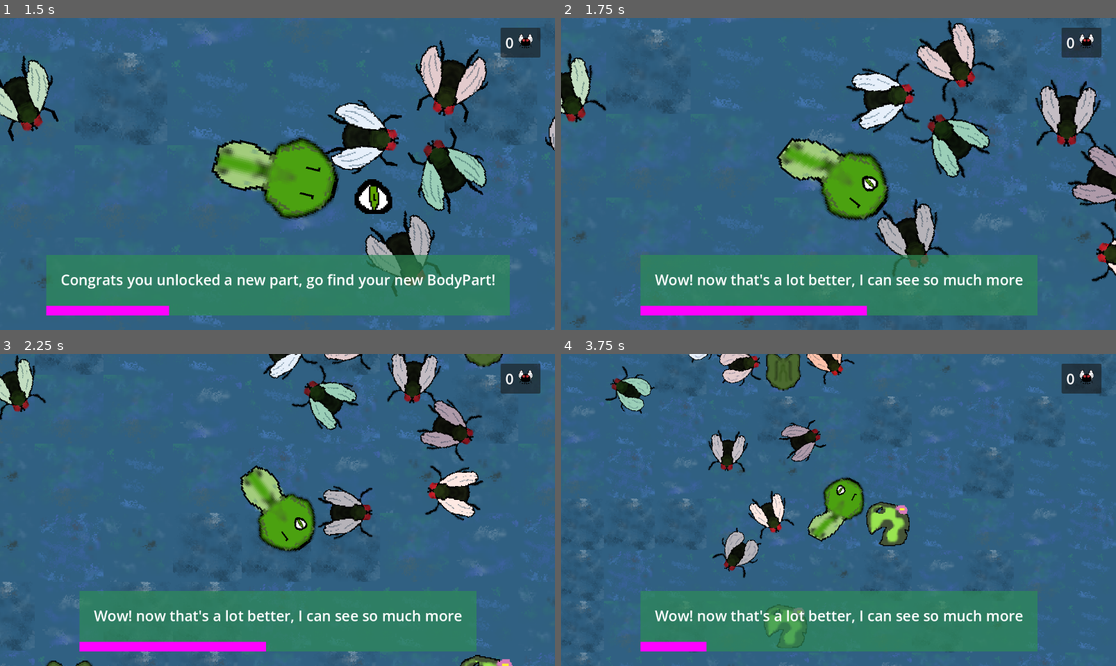
Above: before the commit, frames 1-4 (two rows, left to right).
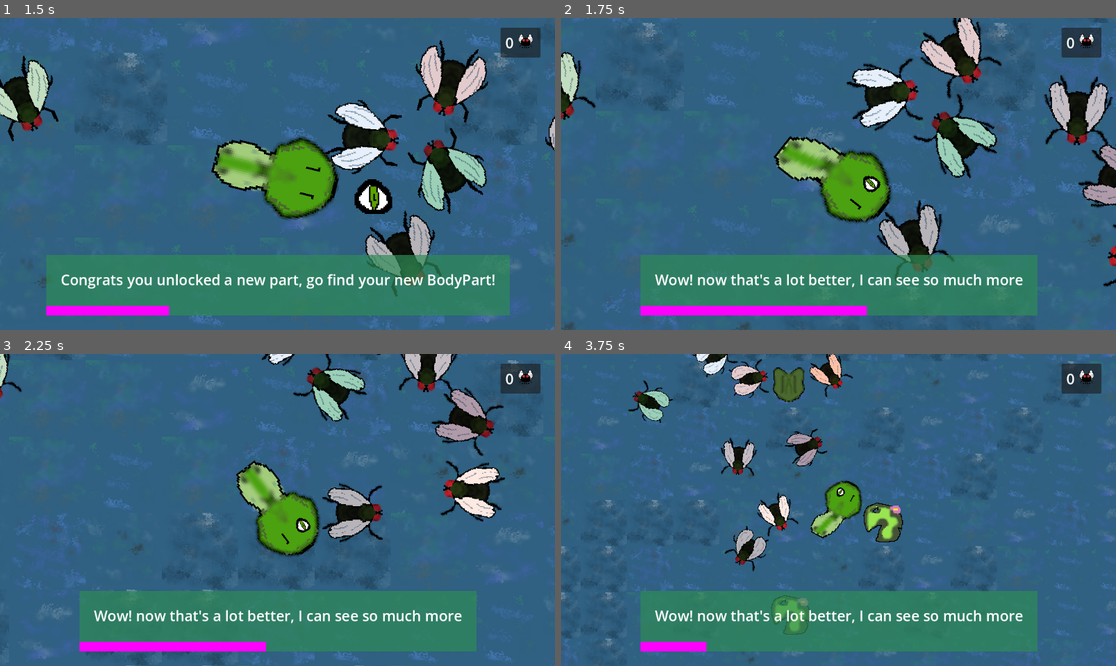
Above: after the commit, the same moments.

Repository: ibricchi/kikkerkoken
Game: Godot game, scene res://swamp.tscn
Same seed, same stepped clock (60 frames per second), same inputs: the game is played once before the commit and once after it.
Inputs:
- Up to frame 1 (1.5 s): hold D (right) 0.53-1.28 s; tap Space (space) at 0.6, 1.35 s; hold S (down) from 1.28 s (still down)
- Up to frame 2 (1.75 s): keep holding S (down)
- Up to frame 3 (2.25 s): release S (down) at 2.03 s; hold D (right) from 2.03 s (still down); tap Space (space) at 2.1 s
- Up to frame 4 (3.75 s): release D (right) at 2.78 s; hold W (up) 2.78-3.53 s; tap Space (space) at 2.85, 3.6 s; hold A (left) from 3.53 s (still down)

Frame 1 is identical in both runs. In frame 2, 11% of the frame differs, in the area x 0-100%, y 0-100%; in frame 3, 13%; in frame 4, 11%.

Commit message:
Add tounge sticking

Diff:
--- a/scenes/player.tscn
+++ b/scenes/player.tscn
@@ -147,20 +147,26 @@
 scale = Vector2(-0.313, 0.375)
 texture = ExtResource("3_ddld6")
 
-[node name="tounge" type="Area2D" parent="."]
-visible = false
+[node name="tounge" type="Node2D" parent="."]
+script = ExtResource("4_oxcsk")
+
+[node name="tounge_area" type="Area2D" parent="tounge"]
 position = Vector2(30.585, 1.21)
 rotation = 1.5708
 scale = Vector2(1, 1e-05)
-script = ExtResource("4_oxcsk")
 
-[node name="Sprite2D" type="Sprite2D" parent="tounge"]
+[node name="Sprite2D" type="Sprite2D" parent="tounge/tounge_area"]
 position = Vector2(0, -15.34)
 texture = ExtResource("4_mcw0j")
 
-[node name="CollisionShape2D" type="CollisionShape2D" parent="tounge"]
+[node name="CollisionShape2D" type="CollisionShape2D" parent="tounge/tounge_area"]
 position = Vector2(-0.999657, -15.34)
 shape = SubResource("CapsuleShape2D_ndq0t")
 
 [node name="Timer" type="Timer" parent="tounge"]
 wait_time = 3.0
+one_shot = true
+
+[node name="Timer2" type="Timer" parent="tounge"]
+wait_time = 3.0
+one_shot = true
--- a/scripts/fly.gd
+++ b/scripts/fly.gd
@@ -5,6 +5,7 @@
 var wander_time : float = 3.0
 var rotation_speed : float = 2
 var cruise_velocity : float = 80
+var frozen: bool = false
 
 @onready var _animated_sprite = $AnimatedSprite2D
 
@@ -17,22 +18,26 @@
 	linear_damp = 0.5
 	_animated_sprite.play("fly")
 
-
 # Called every frame. 'delta' is the elapsed time since the previous frame.
 func _physics_process(delta: float) -> void:
-	self.rotation = lerp_angle(self.global_rotation , self.wander_orientation, rotation_speed * delta)
-	wander_time -= delta
-	if wander_time < 0:
-		wander_time = 1.0 * randf() + 4.0
-		wander_orientation =  randf() * (2 * PI)
-		cruise_velocity = 60 + randf()*60
-		_animated_sprite.speed_scale = cruise_velocity / 80
+	if not frozen:
+		self.rotation = lerp_angle(self.global_rotation , self.wander_orientation, rotation_speed * delta)
+		wander_time -= delta
+		if wander_time < 0:
+			wander_time = 1.0 * randf() + 4.0
+			wander_orientation =  randf() * (2 * PI)
+			cruise_velocity = 60 + randf()*60
+			_animated_sprite.speed_scale = cruise_velocity / 80
 
-	self.move_and_collide(
-		delta*cruise_velocity * tanh(wander_time)
-		* Vector2(cos(self.global_rotation), sin(self.global_rotation),))
-
+		self.move_and_collide(
+			delta*cruise_velocity * tanh(wander_time)
+			* Vector2(cos(self.global_rotation), sin(self.global_rotation),))
 
 func avoid_detected_object(obj):
 	wander_orientation = wander_orientation + PI
 	wander_time += 3.0
+
+func freeze():
+	frozen = true
+func unfreeze():
+	frozen = false
--- a/scripts/player.gd
+++ b/scripts/player.gd
@@ -8,12 +8,11 @@
 @export var rotation_speed: float = 10
 
 @onready var camera: Camera2D = get_node("camera")
-@export var zoom_speed: float = 1
-@export var target_zoom: Vector2 = Vector2(3, 3)
-@onready var zoom: Vector2 = target_zoom:
+@onready var zoom: Vector2 = Vector2(3, 3):
 	set(_zoom):
 		zoom = _zoom
 		camera.zoom = zoom
+@export var zoom_time: float = 2
 
 func _ready() -> void:
 	camera.zoom = zoom
@@ -33,11 +32,11 @@
 var tounge_enabled: bool = false
 @onready var tounge: Tounge = $tounge
 func _process(delta):
-	if zoom != target_zoom:
-		zoom = lerp(zoom, target_zoom, zoom_speed * delta)
-
-	if tounge_enabled && Input.is_action_just_pressed("space") && tounge.is_ready():
-		tounge.extend_tounge()
+	if tounge_enabled && Input.is_action_just_pressed("space"):
+		if tounge.is_ready():
+			tounge.extend_tounge()
+		else:
+			print("Tounge not ready")
 
 func _physics_process(delta):
 	var input = get_movement_input()
@@ -69,9 +68,13 @@
 
 @onready var left_eye = $left_eye
 @onready var right_eye = $right_eye
+var zoom_tween: Tween = create_tween()
 func attach_body_part(obj: BodyPart):
 	if obj.part_type == BodyPart.PartType.EYE:
-		target_zoom /= obj.zoom_multiplier
+		if zoom_tween.is_valid():
+			zoom_tween.exit()
+		zoom_tween = create_tween()
+		zoom_tween.tween_property(self, "zoom", zoom / obj.zoom_multiplier, zoom_time)
 		if !left_eye.visible:
 			left_eye.visible = true
 		else:
--- a/scripts/tounge.gd
+++ b/scripts/tounge.gd
@@ -1,31 +1,71 @@
-extends Area2D
+extends Node2D
 class_name Tounge
 
 @export var tounge_time: float = 3
 @export var tounge_extend_speed: float = 1
 @export var tounge_retract_speed: float = 1
 @onready var tounge_timer = $Timer
-@onready var starting_position: Vector2 = self.position
+@onready var tounge_reset_timer = $Timer2
+@onready var tounge_area = $tounge_area
 @export var max_length: float = 3
+@export var tounge_cooldown: float = 5
+var tounge_out: bool = false
+var tounge_ready: bool = true
 
 func is_ready() -> bool:
-	return true
+	return tounge_ready
 
 var tounge_tween: Tween = create_tween()
 func extend_tounge():
+	print("extending tounge")
 	if tounge_tween.is_valid():
 		tounge_tween.kill()
 	tounge_tween = create_tween()
-	tounge_tween.tween_property(self, "scale", Vector2(max_length, max_length), tounge_extend_speed)
+	tounge_tween.tween_property(tounge_area, "scale", Vector2(max_length, max_length), tounge_extend_speed)
 
+	tounge_out = true
+	tounge_ready = false
 	tounge_timer.timeout.connect(retract_tounge)
 	tounge_timer.start(tounge_time)
 
 func retract_tounge():
+	print("retracging tounge")
 	if tounge_tween.is_valid():
 		tounge_tween.kill()
 	tounge_tween = create_tween()
-	tounge_tween.tween_property(self, "scale", Vector2(0, 0), tounge_retract_speed)
+	tounge_tween.tween_property(tounge_area, "scale", Vector2(0, 0), tounge_retract_speed)
 
+	release_flies()
+	tounge_out = false
+	tounge_reset_timer.timeout.connect(func(): print("asdasdasdasd");tounge_ready = true)
+	tounge_reset_timer.start(tounge_cooldown)
+	print(tounge_cooldown)
+
+var caputred_fly_original_parent: Node2D
+var caputred_flies: Array[Fly] = []
 func _ready() -> void:
-	pass
+	tounge_area.body_entered.connect(func(obj):
+		if obj is Fly and obj not in caputred_flies and tounge_out:
+			capture_fly(obj)
+	)
+	#body_exited.connect(func(obj): if obj is Fly: release_fly(obj))
+
+func capture_fly(fly: Fly):
+	fly.freeze()
+	var gp = fly.global_position
+	caputred_fly_original_parent = fly.get_parent()
+	caputred_flies.push_back(fly)
+	caputred_fly_original_parent.remove_child(fly)
+	add_child(fly)
+	fly.global_position = gp
+
+func release_flies():
+	for child in get_children():
+		if child is Fly:
+			var fly: Fly = child
+			var gp = fly.global_position
+			fly.get_parent().remove_child(fly)
+			caputred_fly_original_parent.add_child(fly)
+			fly.unfreeze()
+			fly.global_position = gp
+	caputred_flies = []
